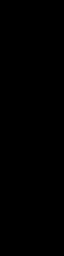
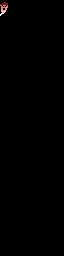
Layer changes from the first 64x256 image to the second:
painted on "Background" over [left=0, top=2, right=8, bottom=16]
